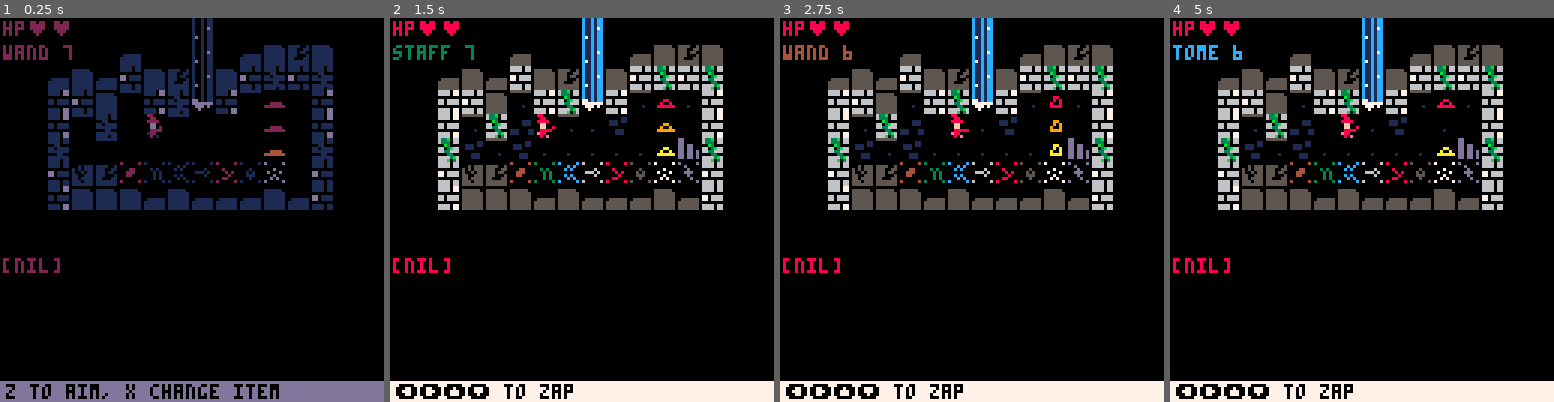
Above: before the commit, frames 1-4 (left to right).
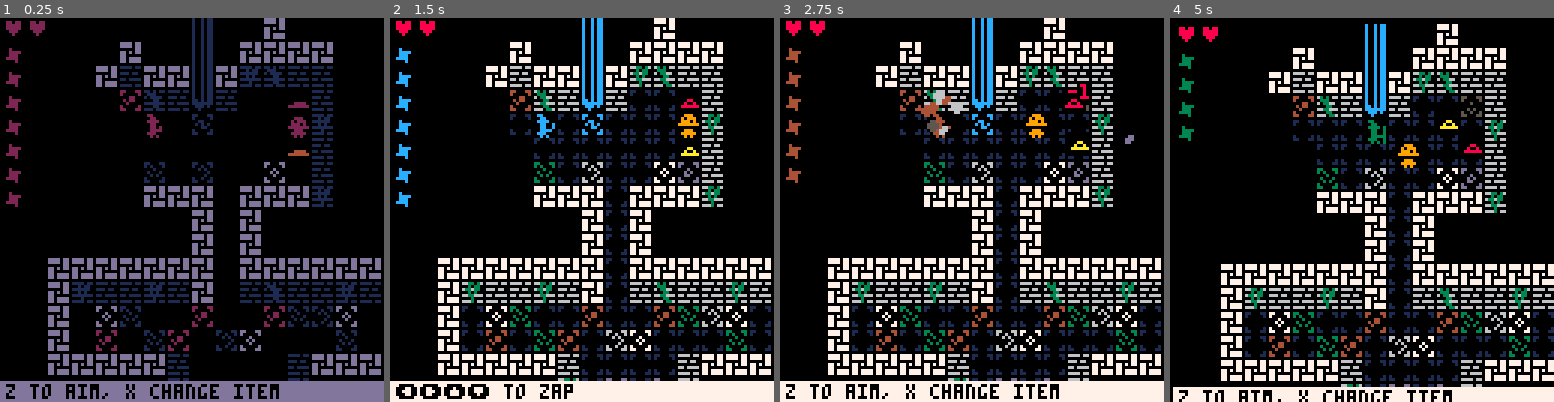
Above: after the commit, the same moments.

Repository: DanBrooker/octarine-7drl
Game: PICO-8 cartridge octarine.p8
The game is run twice, just before and just after one commit, with the same random seed, the same clock (stepped at 60 frames per second) and the same inputs.
Inputs:
- Up to frame 1 (0.25 s): no input
- Up to frame 2 (1.5 s): tap X (X key) at 0.33, 1.07 s; tap O (Z key) at 0.7 s
- Up to frame 3 (2.75 s): hold Right 1.6-2.1 s; tap O (Z key) at 1.7, 2.1, 2.5 s; tap X (X key) at 1.85 s; hold Up 2.15-2.42 s; hold Right from 2.47 s (still down)
- Up to frame 4 (5 s): tap O (Z key) every 0.4 s from 2.9 to 4.9 s; tap X (X key) at 2.97, 4.08 s; release Right at 3.03 s; hold Left 3.08-3.58 s; hold Down 3.63-3.97 s; hold Right 4.02-4.68 s; hold Up from 4.73 s (still down)

The runs differ from the first frame. In frame 1, 23% of the frame differs, in the area x 0-100%, y 0-95%; in frame 2, 27%; in frame 3, 28%; in frame 4, 32%, in the area x 0-100%, y 0-100%.

Commit message:
draw stun effect

Diff:
--- a/octarine.p8
+++ b/octarine.p8
@@ -5,7 +5,7 @@
 -- draconisnz
 screen = 127
 
-function entity_create(x, y, spr, col)
+function entity_create(x, y, spr, col, name)
   local new_entity = {
    name = name,
    x = x,
@@ -19,6 +19,7 @@
    range = 1,
    flash = 0,
    smart = false,
+   stun = 0,
    atk = 1
   }
   add(entities, new_entity)
@@ -31,7 +32,9 @@
   self.flash-=1
   col=7
  end
- drawspr(getframe(self.ani),self.x*8+self.ox,self.y*8+self.oy,col,self.flp)
+ local frame = self.stun != 0 and self.ani[1] or getframe(self.ani)
+ drawspr(frame, self.x*8+self.ox,self.y*8+self.oy,col,self.flp)
+ if (self.stun !=0) draws(10, self.x*8+self.ox, self.y*8+self.oy, 0, false)
 end
 
 function _init()
@@ -40,18 +43,11 @@
  dpal={0,1,1,2,1,13,6,4,4,9,3,13,1,13,14}
 
  dirs = {{-1,0}, {1,0}, {0,-1}, {0,1}, {1, 1}, {-1, -1}, {1, -1}, {-1, 1}}
- magics = { "earth", "nature", "water", "wind", "fire", "dark", "light", "octarine" }
+ magics = { "earth", "nature", "water", "air", "fire", "dark", "light", "octarine" }
  magiccols = { 4, 3, 12, 3, 8, 5, 7, 13 }
  items = { "wand", "staff", "tome" }
- charges = { 7, 7, 7 }
- stored = { 1, 2, 3 }
-
- item = 1
- aiming = false
  debug={}
- entities={}
- particles={}
- palettes={earth={4,5,6}, nature={3,11}, water={1,12,13}, wind={6,7}, fire={8,9,10}, dark={2,5}, light={6,7}, octarine={1,2,3,4,5,6,7,8,9,10,11,12,13,14,15}}
+ palettes={earth={4,5,6}, nature={3,11}, water={1,12,13}, air={6,7}, fire={8,9,10}, dark={2,5}, light={6,7}, octarine={1,2,3,4,5,6,7,8,9,10,11,12,13,14,15}}
 
  startgame()
 end
@@ -73,9 +69,6 @@
  for txt in all(debug) do
   print(txt)
  end
- tile = mget(player.x, player.y)
- m = magics[fget(tile)]
- print(m)
 end
 
 function ui()
@@ -87,13 +80,18 @@
  for i=1,player.hp do
   hearts = hearts .. "\x87"
  end
- print( 'hp' .. hearts, 1, 1, 8)
+ print(hearts, 1, 1, 8)
 
  local activemagic = magiccols[ stored[item] ]
  local chargesleft = charges[item]
  local col = activemagic
  if (chargesleft == 0) col = 15
- print( items[item] .. " " .. chargesleft, 1, 9, col)
+ local chargec = ""
+ for i=1,chargesleft do
+  -- chargec = chargec .. "\x85"
+  print( "\x85", 1, 2+ (8*i), col)
+ end
+ -- print( chargec, 1, 9, col)
  spr(13, 4, 7)
 
  -- if message["ticks"] > 0 then
@@ -120,43 +118,67 @@
 function startgame()
  fadeperc=1
  buttbuff=-1
+ shake=0
+ shakex=0
+ shakey=0
 
  enemies={}
+ entities={}
+ particles={}
+ float={}
+
+ charges = { 7, 7, 7 }
+ stored = { 1, 2, 3 }
+ item = 1
+ aiming = false
  player=entity_create(6,4, 48, 8)
- add(enemies, entity_create(11,3, 51, 8))
- add(enemies, entity_create(11,4, 51, 9))
- add(enemies, entity_create(11,5, 51, 10))
  p_t=0
 
- -- wind={}
- float={}
- -- fog=blankmap(0)
- -- talkwind=nil
-
- -- hpwind=addwind(5,5,28,13,{})
+ -- map gen should go here
+ add(enemies, entity_create(12, 3, 51, 8, 'red'))
+ add(enemies, entity_create(12, 4, 35, 9, 'orange'))
+ add(enemies, entity_create(12, 5, 51, 10, 'yellow'))
 
  _upd=update_game
  _drw=draw_game
- -- unfog()
 end
 
 function update_game()
- if talkwind then
-  if getbutt()==5 then
-   talkwind.dur=0
-   talkwind=nil
-  end
- else
-  dobuttbuff()
-  dobutt(buttbuff)
+  buffer()
+  local endturn = input(buttbuff)
   buttbuff=-1
- end
+
+  if endturn then
+    wait(10)
+    _upd = update_ai
+  end
+end
+
+function update_ai()
+  buffer()
+
+  for entity in all(entities) do
+   if entity != player then
+    if entity.stun > 0 then
+     -- add(debug, "stunned " .. entity.name)
+     entity.stun -= 1
+    else
+     -- add(debug, "action " .. entity.name)
+     ai_action(entity)
+    end
+   end
+  end
+
+  animate()
 end
 
 function draw_game()
  cls(0)
+ do_shake()
  map()
 
+ player.col = magiccols[ stored[item] ]
+ player.ani = player_ani( item )
  for entity in all(entities) do
    entity_draw(entity)
  end
@@ -166,13 +188,31 @@
  end
 end
 
+function player_ani( item )
+ if item == 1 then
+  return {48,49,48,50}
+ elseif item == 2 then
+  return {16,17,16,18}
+ elseif item == 3 then
+  return {32,33,32,34}
+ end
+end
+
 function update_pturn()
- dobuttbuff()
+ buffer()
  p_t=min(p_t+0.125,1)
 
- player:mov()
+ for entity in all(entities) do
+  if entity.mov then
+   entity:mov()
+  end
+ end
 
  if p_t==1 then
+  for entity in all(entities) do
+   entity.mov = nil
+   if (entity.hp <= 0) del(entities, entity)
+  end
   _upd=update_game
   -- if checkend() then
   --  doai()
@@ -181,7 +221,7 @@
  end
 end
 
-function dobuttbuff()
+function buffer()
  if buttbuff==-1 then
   buttbuff=getbutt()
  end
@@ -189,11 +229,14 @@
 
 function getbutt()
  for i=0,5 do
-  if btnp(i) then
-   return i
-  end
+  if (btnp(i)) return i
  end
  return -1
+end
+
+function animate()
+ p_t=0
+ _upd=update_pturn
 end
 
 function moveplayer(dir)
@@ -204,12 +247,10 @@
  if walkable(destx,desty, "entities") then
   -- sfx(63)
   mobwalk(player,dx,dy)
-  p_t=0
-  _upd=update_pturn
+  animate()
  else
   mobbump(player,dx,dy)
-  p_t=0
-  _upd=update_pturn
+  animate()
 
   -- local mob=getmob(destx,desty)
   -- if mob then
@@ -221,13 +262,27 @@
   --  end
   -- end
  end
+ return true
+end
+
+function ai_action(entity)
+ -- random move
+ local shuffled = shuffle({1,2,3,4})
+ for i in all(shuffled) do
+  local dir = dirs[i]
+  local dx,dy = dir[1], dir[2]
+  if walkable(entity.x + dx, entity.y + dy, "entities") then
+   mobwalk(entity, dx, dy)
+   break
+  end
+ end
+
 end
 
 function walkable(x, y, mode)
  local mode = mode or ""
  local floor = not fget(mget(x,y), 7)
  if mode == "entities" then
-  -- debug[1] = "entity check: " .. entity_at(x,y)
   if (floor) return entity_at(x,y) == nil
  end
  return floor
@@ -267,43 +322,47 @@
  self.oy=self.soy*tme
 end
 
-function dobutt(butt)
- if butt<0 then return end
+function input(butt)
+ if butt<0 then return false end
  if butt<4 then
   if aiming then
-   fireprojectile(player, dirs[butt+1])
+   return fireprojectile(player, dirs[butt+1])
   else
-   moveplayer(dirs[butt+1])
+   return moveplayer(dirs[butt+1])
   end
  elseif butt==4 then
-  toogleshoot()
+  return toogleshoot()
  elseif butt==5 then
-  switchitem()
+  return switchitem()
  end
 end
 
 function toogleshoot()
  if charges[item] == 0 then
-  reload()
+  return reload()
  else
   aiming=true
+  return false
  end
 end
 
 function reload()
+  local tile = mget(player.x, player.y)
   local m = fget(tile)
+  -- add(debug, "m " .. m .. " " .. magics[m])
   if (magics[m]) then
    stored[item] = m
   else
    m = stored[item]
   end
-  -- debug[1] = "reload " .. magics[m]
+  -- add(debug, "reload " .. magics[m])
   addfloat(magics[m], player.x * 8, player.y * 8, magiccols[m])
   charges[item] = 7
+  return true
 end
 
 function switchitem()
- item = (item + 1) % #items + 1
+ item = (item % #items) + 1
 end
 
 function fireprojectile(entity, dir)
@@ -311,20 +370,146 @@
  aiming = false
  charges[item] -= 1
  hx, hy = throwtile(dir[1], dir[2])
- explosion(hx * 8 + 4, hy * 8 + 4, 2, palettes[ magics[stored[item]] ])
-
+
+ local m = magics[stored[item]]
  local hit = entity_at(hx, hy)
- if (hit) dmg(hit, 1)
-end
+ -- if (hit) dmg(hit, 1)
+ -- debug[1]= magics[stored[item]]
+ effects[m](hx, hy, hit, entity)
+ return true
+end
+
+function normalise(dx, dy)
+ if dx > 0 then
+  return 1, 0
+ elseif dx < 0 then
+  return -1, 0
+ elseif dy > 0 then
+  return 0, 1
+ elseif dy < 0 then
+  return 0, -1
+ end
+end
+
+function air(hx, hy, target, caster)
+ local x, y = hx * 8 + 4, hy * 8 + 4
+ explosion(x, y, 2, palettes.air, {98, 100})
+ if (target == nil) return
+ -- knockback
+ local dx, dy = normalise(target.x - caster.x, target.y - caster.y)
+ -- check if hitting solid
+ local nx, ny = target.x + dx, target.y + dy
+ local damage = 1
+ if walkable(nx, ny, 'entities') then
+  mobwalk(target, dx, dy)
+ else
+  mobbump(target, dx, dy)
+  damage = 2
+ end
+ animate()
+ dmg(target, damage)
+end
+
+function earth(hx, hy, target, caster)
+ local x, y = hx * 8 + 4, hy * 8 + 4
+ explosion(x, y, 2, palettes.earth, {98, 100})
+ if (target == nil) return
+ -- knockback
+ local dx, dy = normalise(target.x - caster.x, target.y - caster.y)
+
+ -- check if hitting solid
+ local nx, ny = target.x + dx, target.y + dy
+
+ if not walkable(nx, ny, 'entities') then
+   if target.hp > 1 then
+    target.stun = 2
+    addfloat("stun", target.x * 8 + 10, target.y * 8, 8)
+   end
+   local hit = entity_at(nx, ny)
+   if hit then
+    hit.stun = 2
+    addfloat("stun", hit.x * 8 + 10, hit.y * 8, 8)
+   end
+ end
+ mobbump(target, dx, dy)
+
+ dmg(target, 1)
+ animate()
+end
+
+function nature(hx, hy, target, caster)
+ local x, y = hx * 8, hy * 8
+ explosion(x, y, 2, palettes.nature, {98, 102, 103})
+ -- todo; add tile effect to hx, hy
+ if (target == nil) return
+ dmg(target, 1)
+ animate()
+end
+
+function water(hx, hy, target, caster)
+ local x, y = hx * 8, hy * 8
+ explosion(x, y, 2, palettes.water, {98, 102, 103})
+ -- todo; add tile effect to hx, hy
+ if (target == nil) return
+ dmg(target, 1)
+ animate()
+end
+
+function fire(hx, hy, target, caster)
+ local x, y = hx * 8, hy * 8
+ explosion(x, y, 2, palettes.fire, {98, 102, 103})
+ -- todo; add tile effect to hx, hy
+ if (target == nil) return
+ dmg(target, 1)
+ animate()
+end
+
+function dark(hx, hy, target, caster)
+ local x, y = hx * 8, hy * 8
+ explosion(x, y, 2, palettes.dark, {98, 102, 103})
+ -- todo; add tile effect to hx, hy
+ if (target == nil) return
+ dmg(target, 1)
+ animate()
+end
+
+function light(hx, hy, target, caster)
+ local x, y = hx * 8, hy * 8
+ explosion(x, y, 2, palettes.light, {98, 102, 103})
+ -- todo; add tile effect to hx, hy
+ if (target == nil) return
+ dmg(target, 1)
+ animate()
+end
+
+function octarine(hx, hy, target, caster)
+ local x, y = hx * 8, hy * 8
+ explosion(x, y, 2, palettes.octarine, {98, 102, 103})
+ -- todo; add tile effect to hx, hy
+ if (target == nil) return
+ dmg(target, 1)
+ animate()
+end
+
+effects = {
+ earth=earth,
+ nature=nature,
+ water=water,
+ air=air,
+ fire=fire,
+ dark=dark,
+ light=light,
+ octarine=octarine
+}
 
 function dmg(entity, amount)
- addfloat('-'..amount, entity.x * 8, entity.y * 8, 2)
+ addfloat('-'..amount, entity.x * 8, entity.y * 8, 8)
  entity.hp -= amount
  entity.flash = 10
 
- if entity.hp <= 0 then
-  del(entities, entity)
- end
+ -- if entity.hp <= 0 then
+ --  del(entities, entity)
+ -- end
 end
 
 function throwtile(dx, dy)
@@ -351,6 +536,10 @@
 
 function drawspr(_spr,_x,_y,_c,_flip)
  palt(0,false)
+ draws(_spr,_x,_y,_c,_flip)
+end
+
+function draws(_spr,_x,_y,_c,_flip)
  pal(7,_c)
  spr(_spr,_x,_y,1,1,_flip)
  pal()
@@ -377,6 +566,7 @@
  shakex*=shake
  shakey*=shake
 
+ local camx, camy = 0, 0
  camera(camx+shakex,camy+shakey)
 
  shake*=0.8
@@ -384,15 +574,15 @@
 end
 
 function create_part(x,y,dx,dy,sprite,life,sz,col)
- local p={
- x=x,
- y=y,
- dx=dx,
- dy=dy,
- sprite=sprite,
- life=life,
- sz=sz,
- col=col
+ local p = {
+  x=x,
+  y=y,
+  dx=dx,
+  dy=dy,
+  sprite=sprite,
+  life=life,
+  sz=sz,
+  col=col
  }
  add(particles,p)
  return p
@@ -405,8 +595,6 @@
   p.sz-=0.2
  end
 
- --p.dx*=p.fric
- --p.dy*=p.fric
  p.x+=p.dx
  p.y+=p.dy
 
@@ -415,21 +603,34 @@
 
 function draw_part(p)
  if p.sprite != 0 then
-  spr(p.sprite,p.x,p.y)
+  draws(p.sprite, p.x, p.y, p.col)
+  -- spr(p.sprite,p.x,p.y)
  else
   circfill(p.x,p.y,p.sz,p.col)
  end
 end
 
+function rand(min, max)
+ return flr(rnd(max)+min)
+end
+
+function randf(min, max)
+ return rnd(max)+min
+end
+
+function randa(array)
+ return array[rand(1, #array)]
+end
+
 function smoke(x,y)
  create_part(x,y,rnd(1)-0.5,rnd(0.5)-1,0,rnd(30)+10,rnd(4)+2,5)
 end
 
-function explosion(x, y, sz, palette)
+function explosion(x, y, sz, palette, particles)
  for i=1,sz*4 do
-  create_part(x,y,(rnd(16)-8)*sz/16,(rnd(16)-8)*sz/16,0,rnd(30)+10,rnd(sz)+3,palette[flr(rnd(#palette)+1)])
- end
- shake=sz/3
+  create_part(x,y,(rnd(16)-8)/16,(rnd(16)-8)/16, randa(particles), rnd(30)+10,rnd(sz)+3,randa(palette))
+ end
+ shake=sz/6
 end
 
 function dofade()
@@ -476,6 +677,15 @@
  print(_t,_x,_y,_c)
 end
 
+function shuffle(a)
+	local n = count(a)
+	for i=1,n do
+		local k = -flr(-rnd(n))
+		a[i],a[k] = a[k],a[i]
+	end
+	return a
+end
+
 
 
 
@@ -542,14 +752,23 @@
 
 
 __gff__
-0080800000000000000000000000000000808000000000000000000000000000000000000000000000000000000000000000000000000000000000000000000080000000808000000000000000000000800000008080000000000000000000008000000000000000000800000000000080000102030405060708000000000000
+0080800000000000000000000000000000000000000000000000000000000000000000000000000000000000000000000000000000000000000000000000000080000000808000000000000000000000800000008080000000000000000000008000000000000000000800000000000080000102030405060708000000000000
 0000000000000000000000000000000000000000000000000000000000000000000000000000000000000000000000000000000000000000000000000000000000000000000000000000000000000000000000000000000000000000000000000000000000000000000000000000000000000000000000000000000000000000
 __map__
-0000000000000000460000100100000000000000000000000000000000000000000000000000000000000000000000000000000000000000000000000000000000000000000000000000000000000000000000000000000000000000000000000000000000000000000000000000000000000000000000000000000000000000
-0000005101540000460054444544000000000000000000000000000000000000000000000000000000000000000000000000000000000000000000000000000000000000000000000000000000000000000000000000000000000000000000000000000000000000000000000000000000000000000000000000000000000000
-0000544454404445464440604060000000000000000000000000000000000000000000000000000000000000000000000000000000000000000000000000000000000000000000000000000000000000000000000000000000000000000000000000000000000000000000000000000000000000000000000000000000000000
-0000704044417060567041414270000000000000000000000000000000000000000000000000000000000000000000000000000000000000000000000000000000000000000000000000000000000000000000000000000000000000000000000000000000000000000000000000000000000000000000000000000000000000
-0000704160531041425210421070000000000000000000000000000000000000000000000000000000000000000000000000000000000000000000000000000000000000000000000000000000000000000000000000000000000000000000000000000000000000000000000000000000000000000000000000000000000000
-0000605241524242424242426160000000000000000000000000000000000000000000000000000000000000000000000000000000000000000000000000000000000000000000000000000000000000000000000000000000000000000000000000000000000000000000000000000000000000000000000000000000000000
-0000405545727374757677787940000000000000000000000000000000000000000000000000000000000000000000000000000000000000000000000000000000000000000000000000000000000000000000000000000000000000000000000000000000000000000000000000000000000000000000000000000000000000
-0000704444445444545454445440000000000000000000000000000000000000000000000000000000000000000000000000000000000000000000000000000000000000000000000000000000000000000000000000000000000000000000000000000000000000000000000000000000000000000000000000000000000000
+5151515151515151460000440151515151515151515151515151515151515151515151515151515100000000000000000000000000000000000000000000000000000000000000000000000000000000000000000000000000000000000000000000000000000000000000000000000000000000000000000000000000000000
+5151514701445151460044444444515151515151515151515151515151515151515151515151515100000000000000000000000000000000000000000000000000000000000000000000000000000000000000000000000000000000000000000000000000000000000000000000000000000000000000000000000000000000
+5151515144404444464450604040515151515151515151515151515151515151515151515151515100000000000000000000000000000000000000000000000000000000000000000000000000000000000000000000000000000000000000000000000000000000000000000000000000000000000000000000000000000000
+5151515151726040564071717740515151515151515151515151515151515151515151515151515100000000000000000000000000000000000000000000000000000000000000000000000000000000000000000000000000000000000000000000000000000000000000000000000000000000000000000000000000000000
+5151515151717171747171717150515151515151515151515151515151515151515151515151515100000000000000000000000000000000000000000000000000000000000000000000000000000000000000000000000000000000000000000000000000000000000000000000000000000000000000000000000000000000
+5151515151517171717171717140515151515151515151515151515151515151515151515151515100000000000000000000000000000000000000000000000000000000000000000000000000000000000000000000000000000000000000000000000000000000000000000000000000000000000000000000000000000000
+5151515151517371757171787940515151515151515151515151515151515151515151515151515100000000000000000000000000000000000000000000000000000000000000000000000000000000000000000000000000000000000000000000000000000000000000000000000000000000000000000000000000000000
+5151515151514444447144444450515151515151515151515151515151515151515151515151515100000000000000000000000000000000000000000000000000000000000000000000000000000000000000000000000000000000000000000000000000000000000000000000000000000000000000000000000000000000
+5151515151515151447144515151515151515151515151515151515151515151515151515151515100000000000000000000000000000000000000000000000000000000000000000000000000000000000000000000000000000000000000000000000000000000000000000000000000000000000000000000000000000000
+5151515151515151447144515151515151515151515151515151515151515151515151515151515100000000000000000000000000000000000000000000000000000000000000000000000000000000000000000000000000000000000000000000000000000000000000000000000000000000000000000000000000000000
+5151444444444444447144444444444444515151515151515151515151515151515151515151515100000000000000000000000000000000000000000000000000000000000000000000000000000000000000000000000000000000000000000000000000000000000000000000000000000000000000000000000000000000
+5151445040405040447140604040504044515151515151515151515151515151515151515151515100000000000000000000000000000000000000000000000000000000000000000000000000000000000000000000000000000000000000000000000000000000000000000000000000000000000000000000000000000000
+5151447178737171727171727375787144515151515151515151515151515151515151515151515100000000000000000000000000000000000000000000000000000000000000000000000000000000000000000000000000000000000000000000000000000000000000000000000000000000000000000000000000000000
+5151447172717372717578717171737144515151515151515151515151515151515151515151515100000000000000000000000000000000000000000000000000000000000000000000000000000000000000000000000000000000000000000000000000000000000000000000000000000000000000000000000000000000
+5151444444444440717171714044444444515151515151515151515151515151515151515151515100000000000000000000000000000000000000000000000000000000000000000000000000000000000000000000000000000000000000000000000000000000000000000000000000000000000000000000000000000000
+0000000000000050717971614000000000000000000000000000000000000000000000000000000000000000000000000000000000000000000000000000000000000000000000000000000000000000000000000000000000000000000000000000000000000000000000000000000000000000000000000000000000000000
+0000000000000040444444445000000000000000000000000000000000000000000000000000000000000000000000000000000000000000000000000000000000000000000000000000000000000000000000000000000000000000000000000000000000000000000000000000000000000000000000000000000000000000
Not shown, changed: 58 lines of the sprite sheet (__gfx__) section of octarine.p8
